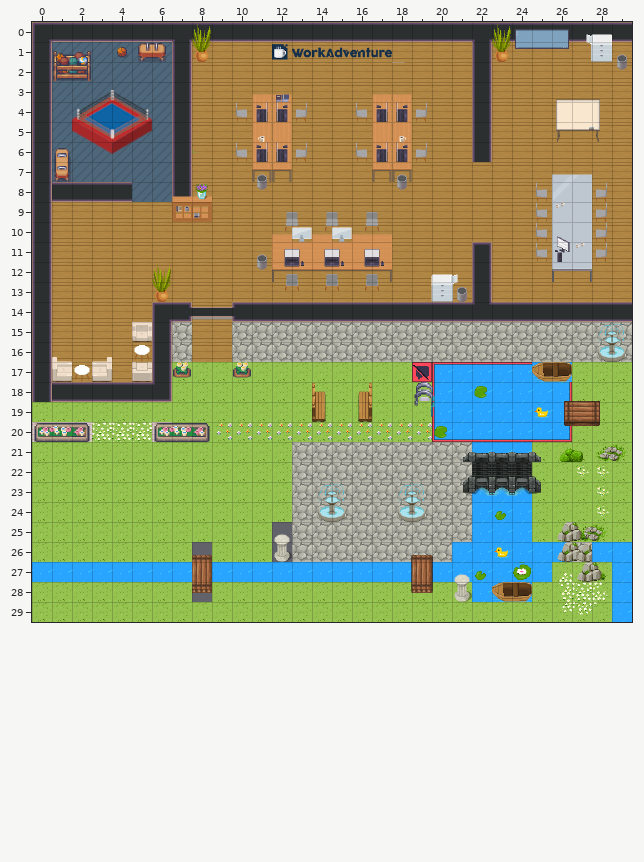
A Tiled map (JSON) gets an edit: map.tmj. Above, as it was before the edit.
Cells are 32x32 px. Shown: x 0..29, y 0..29.
After the commit:
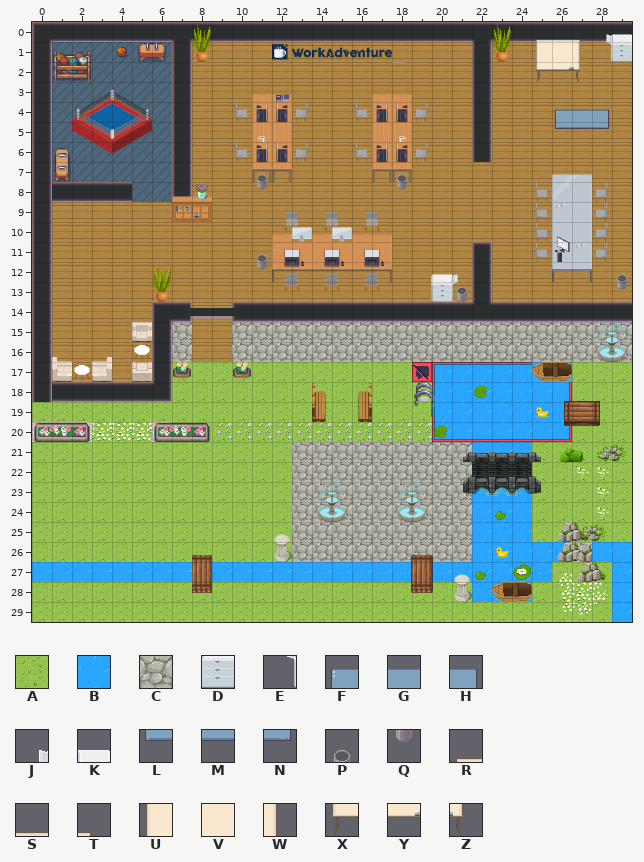
Key: from "Chunk 1": A 5, B 8, C 48, D 94, E 95, F 99, G 100, H 101, J 102, K 103, L 112, M 113, N 114, P 115, Q 117, R 122, S 123, T 124, U 131, V 132, W 133, X 139, Y 140, Z 141.
_ is an empty cell.
Edits made:
Layer "floor/floor2":
The author put tile A in row 25 at x 12; in row 26 at x 8 and 12; in row 28 at x 8.
Layer "furniture/furniture3":
Tile B becomes tile C in row 26 at x 21.
Tile P becomes tile D in row 1 at x 29.
Tile D becomes tile E in row 1 at x 28.
Tile U becomes tile F in row 4 at x 26.
Tile V becomes tile G in row 4 at x 27.
Tile W becomes tile H in row 4 at x 28.
Tile K becomes tile J in row 0 at x 28.
The author put tile K in row 0 at x 29.
Tile X becomes tile L in row 5 at x 26.
Tile Y becomes tile M in row 5 at x 27.
Tile Z becomes tile N in row 5 at x 28.
The author put tile P in row 12 at x 29.
The author put tile Q in row 13 at x 29.
Tile G becomes tile R in row 0 at x 25.
Tile H becomes tile S in row 0 at x 26.
Tile J becomes tile T in row 0 at x 27.
Tile M becomes tile U in row 1 at x 25.
Tile N becomes tile V in row 1 at x 26.
Tile E becomes tile W in row 1 at x 27.
The author put tile X in row 2 at x 25.
The author put tile Y in row 2 at x 26.
The author put tile Z in row 2 at x 27.
Tile F is removed in row 0 at x 24.
Tile L is removed in row 1 at x 24.
Tile Q is removed in row 2 at x 29.
Tile R is removed in row 3 at x 26.
Tile S is removed in row 3 at x 27.
Tile T is removed in row 3 at x 28.
Boxes around the changes in both pictures, in picture pixels (x1, y1, x2, y2):
changed: (515, 29, 632, 142)
added: (617, 274, 627, 290)
added: (272, 522, 292, 562)
added: (192, 542, 212, 556)
changed: (452, 542, 472, 562)
added: (192, 592, 212, 602)
